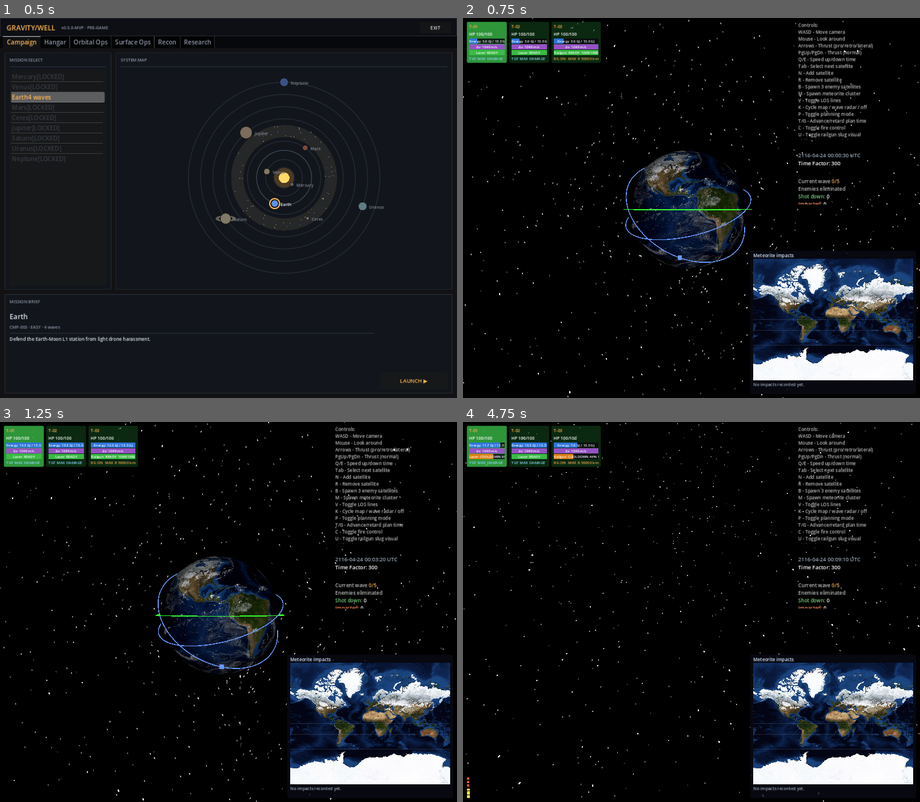
Above: before the commit, frames 1-4 (two rows, left to right).
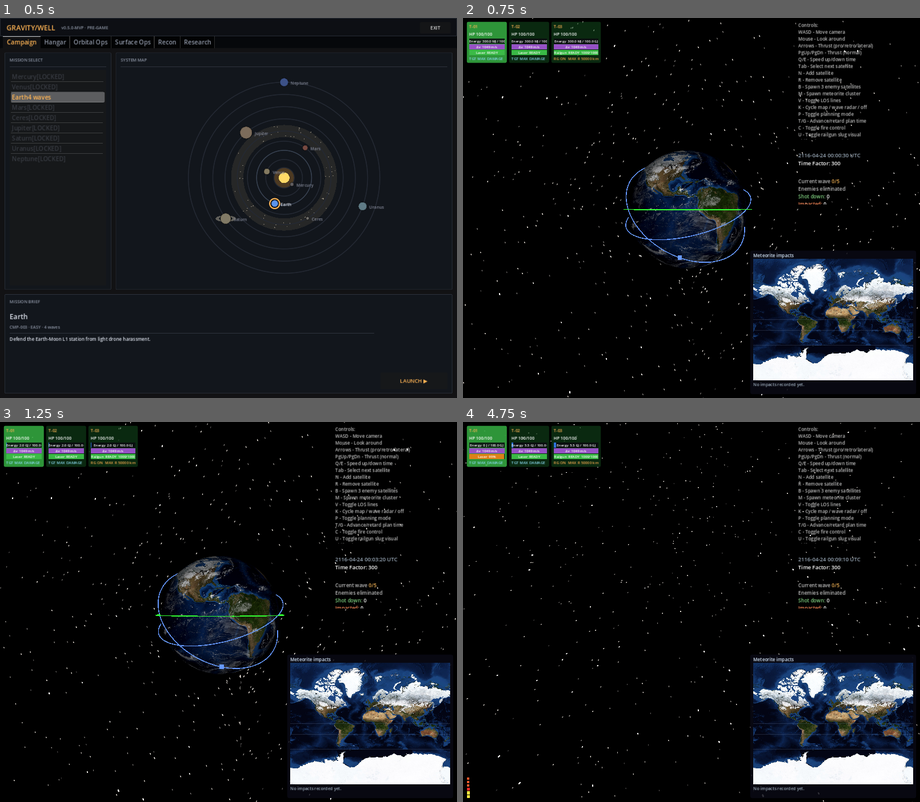
Above: after the commit, the same moments.

Repository: mellenburg/game
Game: Godot game, scene res://scenes/menu.tscn
Two runs of this game, one before a commit and one after it. Both use one fixed random seed, a clock stepped at 60 frames per second and the inputs below.
Inputs (mouse positions are in pixels of both pictures, inside the frame that each line leads up to):
- Up to frame 1 (0.5 s): no input
- Up to frame 2 (0.75 s): click "LAUNCH ▶" at 0.5 s
- Up to frame 3 (1.25 s): no input
- Up to frame 4 (4.75 s): tap Enter (end_game) at 1.25 s; move the mouse to (714, 612) at 1.27 s; hold W (move_forward) 1.28-2 s; tap J (add_decaying_enemy) at 1.35 s; click (714, 612) at 1.42 s; click "Acknowledge ▶" at 2 s; click "LAUNCH ▶" at 2.75 s; move the mouse to (668, 612) at 3.52 s; hold W (move_forward) from 3.53 s (still down); tap B (add_enemies) at 3.6 s; move the mouse to (700, 604) at 4.27 s; tap M (add_meteorites) at 4.35 s

Frame 1 is identical in both runs. In frame 2, 0.2% of the frame differs, in the area x 1-30%, y 5-7%; in frame 3, 0.3%; in frame 4, 0.5%, in the area x 0-30%, y 5-97%.

Commit message:
Shift energy economy to a 100 GJ stockpile with a 10 MW reactor
Drops DEFAULT_REACTOR_POWER_W an order of magnitude (100 MW → 10 MW)
and bumps DEFAULT_ENERGY_MAX_J up to the next clean order of magnitude
(13.3 GJ → 100 GJ). Energy now behaves as a stockpile-and-burn
resource: the bus carries ~7 railgun shots' worth of energy, the
reactor trickles it back over the long quiet windows between
engagements rather than topping up live during a fight.

Diff:
--- a/godot/scripts/satellite.gd
+++ b/godot/scripts/satellite.gd
@@ -134,12 +134,14 @@
 # watts. Per-instance `energy_max` and `reactor_power_w` start at
 # these values and are scaled at spawn time by the unit's energy-
 # storage / reactor parts (advanced parts double the corresponding
-# facet). Pool is sized to *barely* hold one railgun shot (~13.3 GJ
-# wall-plug) so a default unit can fire exactly once before going
-# dry. Reactor at 100 MW refills from empty in ~133 sim-sec — energy
-# is the dominant gate on sustained fire, not heat or ammo.
-const DEFAULT_ENERGY_MAX_J: float = RailgunWeapon.ENERGY_PER_SHOT_J
-const DEFAULT_REACTOR_POWER_W: float = 1.0e8
+# facet). Pool is a 100 GJ stockpile — comfortably holds ~7 railgun
+# shots (13.3 GJ each) or ~5 minutes of continuous laser fire (333
+# MW pool draw) before going dry. Reactor at 10 MW means a full
+# refill from empty takes ~10 000 sim-sec — long enough that energy
+# behaves as a stockpile-and-burn resource: operators trickle the
+# pool back up over a long quiet window, then spend it in salvos.
+const DEFAULT_ENERGY_MAX_J: float = 1.0e11
+const DEFAULT_REACTOR_POWER_W: float = 1.0e7
 # Default heat-removal capacity, in watts (joules / sim-sec). Per-unit
 # `cooling_power_w` starts here and is scaled at spawn time by the
 # unit's cooling-system parts (advanced parts double the rate). Sized
--- a/godot/scripts/weapons/laser_weapon.gd
+++ b/godot/scripts/weapons/laser_weapon.gd
@@ -35,8 +35,9 @@
 # Pool→radiated conversion. Real fiber lasers run ~30-40% wall-plug
 # efficient; the rest is heat dumped through the cooling stack. 30%
 # is the conservative end and means the laser draws ~333 MW from the
-# bus while firing — sized so a 1 GW reactor can sustain ~3 lasers
-# concurrent before draining the pool.
+# bus while firing — far above the default 10 MW reactor regen, so
+# sustained fire spends down the on-bus stockpile rather than running
+# live off the reactor.
 const WALLPLUG_EFFICIENCY: float = 0.3
 # Default beam-on-armour absorption: ~40% of the radiated beam
 # becomes absorbed damage; the rest reflects (most for shiny metal,
--- a/godot/tests/test_laser_weapon.gd
+++ b/godot/tests/test_laser_weapon.gd
@@ -64,9 +64,10 @@
 # directly so the new heat-in-joules invariants stay legible.
 const HEAT_PER_SEC_W: float = LaserWeapon.POOL_DRAIN_W * LaserWeapon.HEAT_FRACTION
 # Pool seed for tests that just need "enough energy to fire for a few
-# seconds without going dry". Matches the default DEFAULT_ENERGY_MAX_J
-# (40 GJ) so fakes feel like a fresh-from-spawn satellite. Tests that
-# specifically exercise the energy-budget cap (or the empty-pool
+# seconds without going dry". 40 GJ buys ~120 sec of continuous fire
+# at the 333 MW pool draw rate — far more than any of these tests
+# burn through, so heat and time become the gating constraints. Tests
+# that specifically exercise the energy-budget cap (or the empty-pool
 # refusal) seed `energy` directly to a tighter number.
 const STARTING_ENERGY_J: float = 4.0e10
 
--- a/godot/tests/test_railgun_weapon.gd
+++ b/godot/tests/test_railgun_weapon.gd
@@ -10,11 +10,11 @@
 
 const EARTH_RADIUS_KM: float = EarthOrbit.EARTH_RADIUS_KM
 # Pool seed for tests that just need "enough energy to fire a shot"
-# — a single railgun shot now draws ~13.3 GJ from the bus, so the
-# fake's pool has to comfortably exceed that. Sized to the default
-# DEFAULT_ENERGY_MAX_J (40 GJ) so the fakes feel like a fresh-from-
-# spawn satellite, with headroom for a couple of shots before
-# energy gating kicks in.
+# — a single railgun shot draws ~13.3 GJ from the bus, so the fake's
+# pool has to comfortably exceed that. 40 GJ leaves headroom for ~3
+# shots before the energy gate kicks in, which is enough for every
+# test that doesn't specifically exercise pool exhaustion. Tests
+# exercising the empty-pool refusal seed `energy` directly.
 const STARTING_ENERGY_J: float = 4.0e10
 
 
--- a/godot/tests/test_weapon_energy_units.gd
+++ b/godot/tests/test_weapon_energy_units.gd
@@ -6,7 +6,9 @@
 ##   * Slug: 20 kg @ 10 km/s ⇒ 1 GJ KE, 200 kg·km/s momentum, 1000-round
 ##     magazine ⇒ 20 t of ammo at full load
 ##   * Laser: 100 MW radiated, 30% wall-plug, 40% target coupling
-##   * Default sat: 10 GJ pool, 1 GW reactor
+##   * Default sat: 100 GJ pool, 10 MW reactor (stockpile-and-burn —
+##     the bus carries ~7 railgun shots' worth of energy and the
+##     reactor takes ~10 000 sim-sec to refill it from empty)
 
 const Weapon = preload("res://scripts/weapons/weapon.gd")
 const RailgunWeapon = preload("res://scripts/weapons/railgun_weapon.gd")
@@ -97,10 +99,10 @@
 
 
 func test_railgun_default_pool_draw_is_thirteen_gj() -> void:
-	# Wall-plug: KE / 0.3 = ~13.3 GJ. One shot drains a third of a
-	# default 40 GJ pool — sustainable cadence is roughly 3 shots per
-	# pool, then a full refill cycle (40 sec at 1 GW) before the next
-	# salvo. Tolerance is 1 J against tens of billions, comfortably
+	# Wall-plug: KE / 0.3 = ~13.3 GJ. One shot is ~13% of the default
+	# 100 GJ pool — a fresh unit can rip off ~7 shots before going dry,
+	# then has to wait on the (slow) reactor to trickle the stockpile
+	# back up. Tolerance is 1 J against tens of billions, comfortably
 	# tight.
 	assert_close(RailgunWeapon.ENERGY_PER_SHOT_J, 4.0e9 / 0.3, 1.0)
 
@@ -121,19 +123,19 @@
 
 func test_laser_default_pool_drain_is_three_hundred_thirty_three_mw() -> void:
 	# 100 MW radiated / 0.3 wall-plug = ~333 MW drawn from the bus.
-	# A 1 GW reactor sustains roughly three lasers concurrent.
+	# Far above the 10 MW default reactor, by design — sustained laser
+	# fire is meant to burn the stockpile, not run live off regen.
 	assert_close(LaserWeapon.POOL_DRAIN_W, 1.0e8 / 0.3, 1.0)
 
 
 func test_satellite_default_pool_and_reactor_match_design() -> void:
-	# Pool is sized to *barely* hold one railgun shot — a default unit
-	# can fire exactly once before going dry. The 100 MW reactor then
-	# takes ~133 sim-sec to refill from empty, which makes energy the
-	# dominant gate on sustained fire rather than heat or ammo.
-	assert_close(
-		Satellite.DEFAULT_ENERGY_MAX_J, RailgunWeapon.ENERGY_PER_SHOT_J, 1.0
-	)
-	assert_close(Satellite.DEFAULT_REACTOR_POWER_W, 1.0e8, 1.0)
+	# Pool is a 100 GJ stockpile — ~7 railgun shots' worth of energy
+	# parked on the bus for the operator to spend in salvos. The 10 MW
+	# reactor is deliberately undersized vs. the pool: a full refill
+	# from empty takes ~10 000 sim-sec, so energy behaves as a
+	# stockpile-and-burn resource rather than a live-regen one.
+	assert_close(Satellite.DEFAULT_ENERGY_MAX_J, 1.0e11, 1.0)
+	assert_close(Satellite.DEFAULT_REACTOR_POWER_W, 1.0e7, 1.0)
 
 
 func test_railgun_refuses_fire_when_magazine_empty() -> void:
@@ -211,8 +213,8 @@
 
 func test_satellite_tick_combat_charges_pool_in_joules() -> void:
 	# Pool fill rate is reactor_power_w joules/sec. One sim-sec of
-	# charge from a 100 MW reactor adds 100 MJ; tick_combat with a
-	# large delta clamps at energy_max instead of overshooting.
+	# charge from the default 10 MW reactor adds 10 MJ; tick_combat
+	# with a large delta clamps at energy_max instead of overshooting.
 	var sat := Satellite.new()
 	sat.energy = 0.0
 	sat.tick_combat(1.0)
